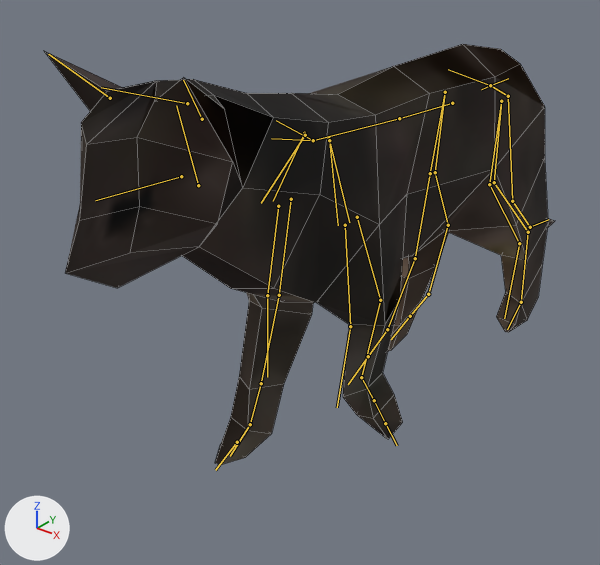
Before and after pictures for a commit that changed the FBX model models/cat/cat.fbx.
Camera for both pictures: a camera (50 mm lens) standing at (32.0, -52.7, 38.3) and looking at (-4.8, -6.8, 9.9). Every picture has the same lights, and +X, +Y and +Z are marked at lower left. The picture after the commit comes second. Both versions are drawn at frame 50 of the action 'metarig|Caminar'; the numbers are the values there. The bones that change, and the others that lie on the model, are drawn over the model as lines. Mesh edges are drawn as thin lines.

The first picture shows 'ORIGAMI_Chat'.
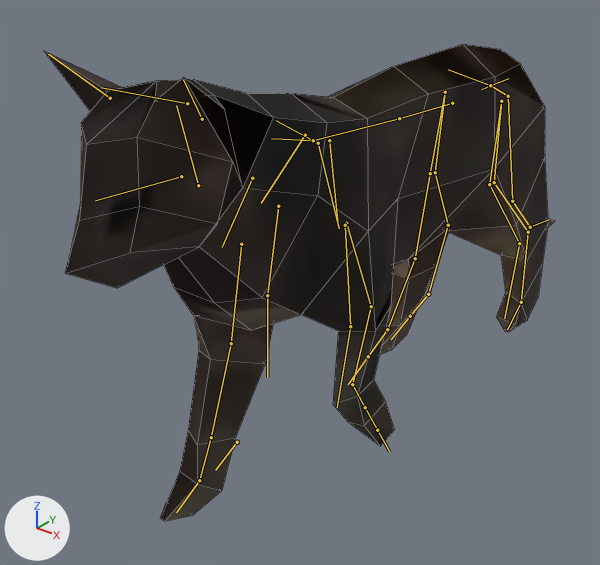
The edits, one by one:
Bone 'shoulder.L' (bone_shoulder_l) moves from (0.0, 0.0, 0.0) to (0.4, 0.2, 1.0).
Bone 'shoulder.R' (bone_shoulder_r) moves from (0.0, 0.0, 0.0) to (-2.4, 2.1, 4.4).
Bone 'f_toe.R' (bone_f_toe_r) turns from (-4, 0, 0) to (7, 0, 2) degrees about its own x, y and z.

Location of each change, (x1, y1, x2, y2) in pixels of the pictures (600 x 565 px):
'ORIGAMI_Chat', posed (13% taller): before (44, 44, 555, 465); after (44, 44, 555, 521)
bone 'shoulder.L', root to tip: before (329, 138) to (349, 222); after (318, 143) to (339, 228)
bone 'shoulder.R', root to tip: before (304, 133) to (273, 201); after (252, 178) to (222, 247)
bone 'f_toe.R', root to tip: before (250, 424) to (230, 456); after (199, 480) to (176, 512)
